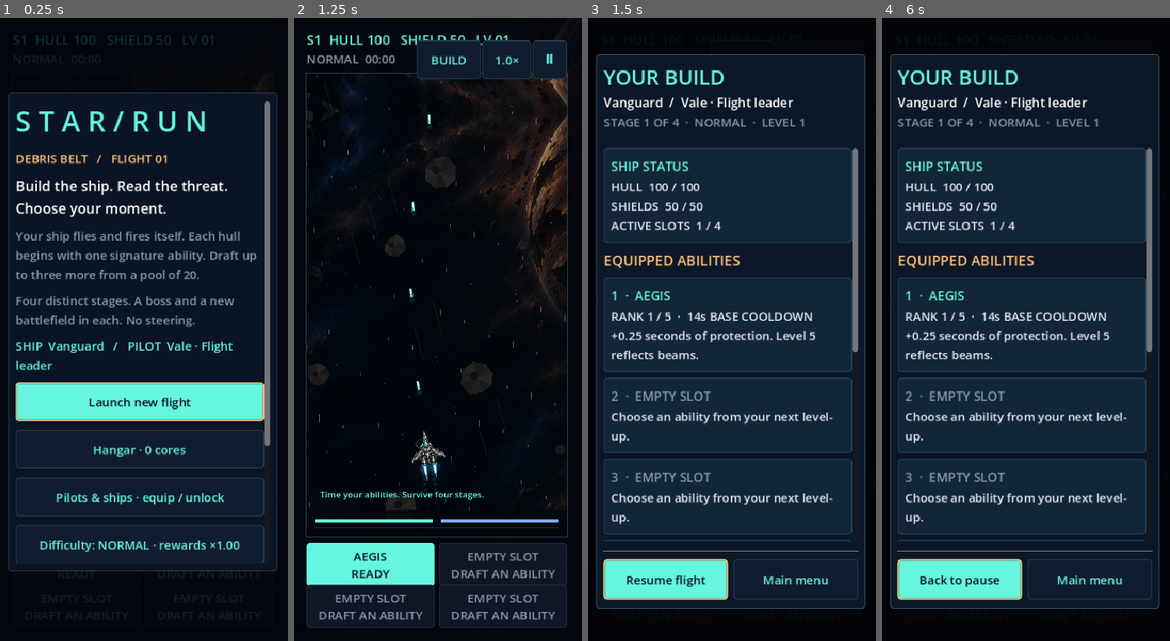
Above: before the commit, frames 1-4 (left to right).
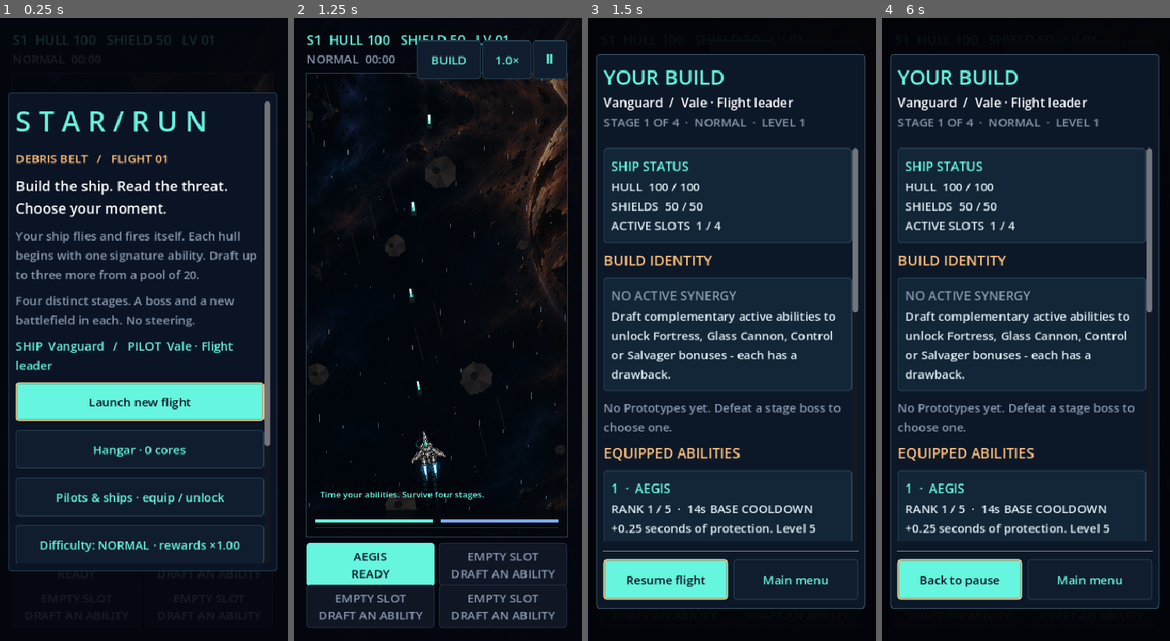
Above: after the commit, the same moments.

Repository: killjoy00/StarRun
Game: Godot game, scene res://scenes/main.tscn
The game is run twice, just before and just after one commit, with the same random seed, the same clock (stepped at 60 frames per second) and the same inputs.
Inputs:
- Up to frame 1 (0.25 s): no input
- Up to frame 2 (1.25 s): click "Launch new flight" at 0.5 s
- Up to frame 3 (1.5 s): click "BUILD" at 1.25 s
- Up to frame 4 (6 s): click "Ⅱ" at 2 s; click "1.0×" at 2.75 s; click "Resume flight" at 3.5 s; click "AEGIS READY" at 4.25 s; click "Ⅱ" at 5 s; click "Inspect build" at 5.75 s

Frames 1-2 are identical in both runs. In frame 3, 7.9% of the frame differs, in the area x 5-95%, y 38-85%; in frame 4, 7.9%.

Commit message:
Surface active build archetypes, Prototype tradeoffs, route effects and earned bounties in Build/Results

Diff:
--- a/scripts/main.gd
+++ b/scripts/main.gd
@@ -790,7 +790,14 @@
 	_label(header, "FOUR STAGES CLEARED" if sim.won else "FLIGHT ENDED", 27, CYAN if sim.won else AMBER)
 	_wrapped(header, "Reached %s  ·  %s" % [sim.stage_name(), sim.difficulty.to_upper()], 17, Color.WHITE)
 	_wrapped(header, "Stage %d of %d  ·  %02d:%02d flight time" % [sim.stage, sim.stage_count(), int(sim.time) / 60, int(sim.time) % 60], 15, MUTED)
-	_reading_card(body, "SALVAGE EARNED", "+%d CORES  ·  %d enemy ships destroyed\n%d stages cleared  ·  %d abilities activated" % [sim.payout(), sim.kills, sim.stage_clears, sim.ability_uses], AMBER)
+	_reading_card(body, "SALVAGE EARNED", "+%d CORES  ·  %d enemy ships destroyed\n%d stages cleared  ·  %d abilities activated\nBase cores earned through bounty contracts: %d" % [sim.payout(), sim.kills, sim.stage_clears, sim.ability_uses, sim.bounty_earned], AMBER)
+	var build_lines := PackedStringArray()
+	for combo in sim.active_synergies():
+		build_lines.append(str(combo.name) + " - " + str(combo.description))
+	for id in sim.prototypes:
+		var spec: Dictionary = sim.prototype_spec(str(id))
+		build_lines.append(str(spec.name) + " - " + str(spec.benefit))
+	_reading_card(body, "YOUR BUILD STRATEGY", "\n".join(build_lines) if not build_lines.is_empty() else "No synergy combos or Prototypes acquired.", CYAN)
 	_reading_card(body, "FINAL SHIP STATUS", "Hull %d / %d  ·  Shield %d / %d\n%.0f damage blocked  ·  %d beams cancelled" % [sim.hull, sim.max_hull, sim.shield, sim.max_shield, sim.prevented, sim.beams_cancelled])
 	_label(body, "DAMAGE REPORT", 19, AMBER)
 	var damage_lines := PackedStringArray()
@@ -1089,6 +1096,19 @@
 	_wrapped(header, "%s  /  %s" % [Catalog.ship(sim.ship_id).name, Catalog.pilot(sim.pilot_id).name], 17, Color.WHITE)
 	_wrapped(header, "STAGE %d OF %d  ·  %s  ·  LEVEL %d" % [sim.stage, sim.stage_count(), sim.difficulty.to_upper(), sim.level], 15, MUTED)
 	_reading_card(body, "SHIP STATUS", "HULL  %d / %d\nSHIELDS  %d / %d\nACTIVE SLOTS  %d / 4" % [sim.hull, sim.max_hull, sim.shield, sim.max_shield, sim.active_slots.size()])
+	_label(body, "BUILD IDENTITY", 19, AMBER)
+	var active_combos: Array = sim.active_synergies()
+	if active_combos.is_empty():
+		_reading_card(body, "NO ACTIVE SYNERGY", "Draft complementary active abilities to unlock Fortress, Glass Cannon, Control or Salvager bonuses - each has a drawback.", MUTED)
+	for combo in active_combos:
+		_reading_card(body, str(combo.name), str(combo.description), CYAN)
+	if sim.prototypes.is_empty():
+		_wrapped(body, "No Prototypes yet. Defeat a stage boss to choose one.", 15, MUTED)
+	for id in sim.prototypes:
+		var spec: Dictionary = sim.prototype_spec(str(id))
+		_reading_card(body, "PROTOTYPE  ·  " + str(spec.name), "BENEFIT  %s\nTRADEOFF  %s" % [spec.benefit, spec.cost], AMBER)
+	if not sim.route_choice.is_empty():
+		_wrapped(body, "Current route: %s  ·  %s" % [sim.route_choice.to_upper(), "Extra enemy pressure" if sim.stage_risk > 1.0 else ("Weapon overclock" if sim.stage_power > 1.0 else "Reinforced hull")], 15, CYAN)
 	_label(body, "EQUIPPED ABILITIES", 19, AMBER)
 	var active_grid := GridContainer.new()
 	active_grid.columns = 1 if _compact_ui() else 2
